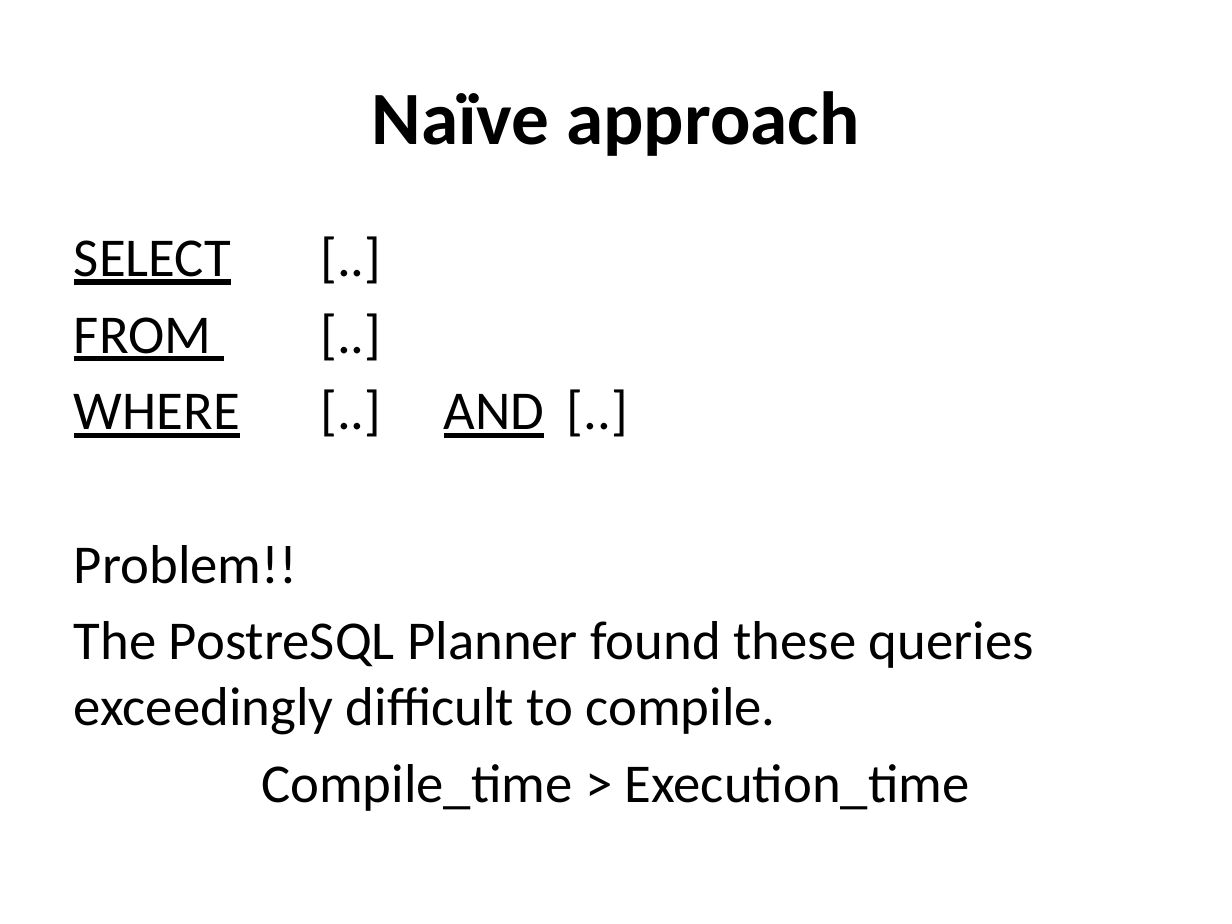
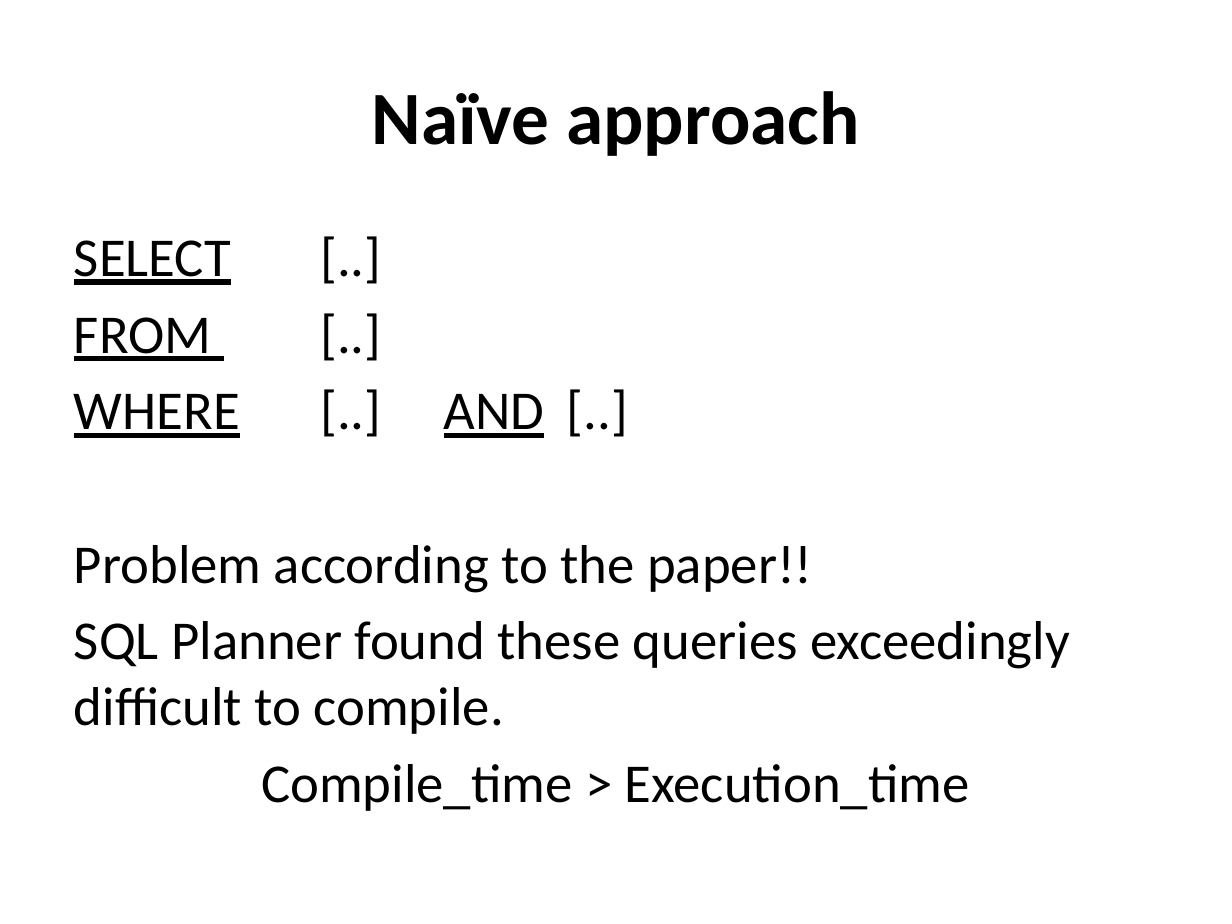
Before and after one commit to JulesWulms/database-technology, a slide deck: slide 7 of Presentation/Presentation1.pptx. Drawn at 1232x924 pixels with LibreOffice and Linux fonts; fonts in the diff are those of the drawing. Boxes give left, top, right and bottom in pixels: in the first picture for what was removed or moved away, otherwise in the second. Text is boxed around its words. In the diff, an @@ line names an element or a change of style, - is before the commit and + after.

Commit message:
changed the slies a bit
small typos

```diff
--- a/Presentation/Presentation1.pptx
+++ b/Presentation/Presentation1.pptx
@@ text at (74, 545, 1070, 734): text changed @@
-Problem!!
-The PostreSQL Planner found these queries exceedingly difficult to compile.
+Problem according to the paper!!
+SQL Planner found these queries exceedingly difficult to compile.
```
Also in this commit, not shown: 6 other slides changed.
